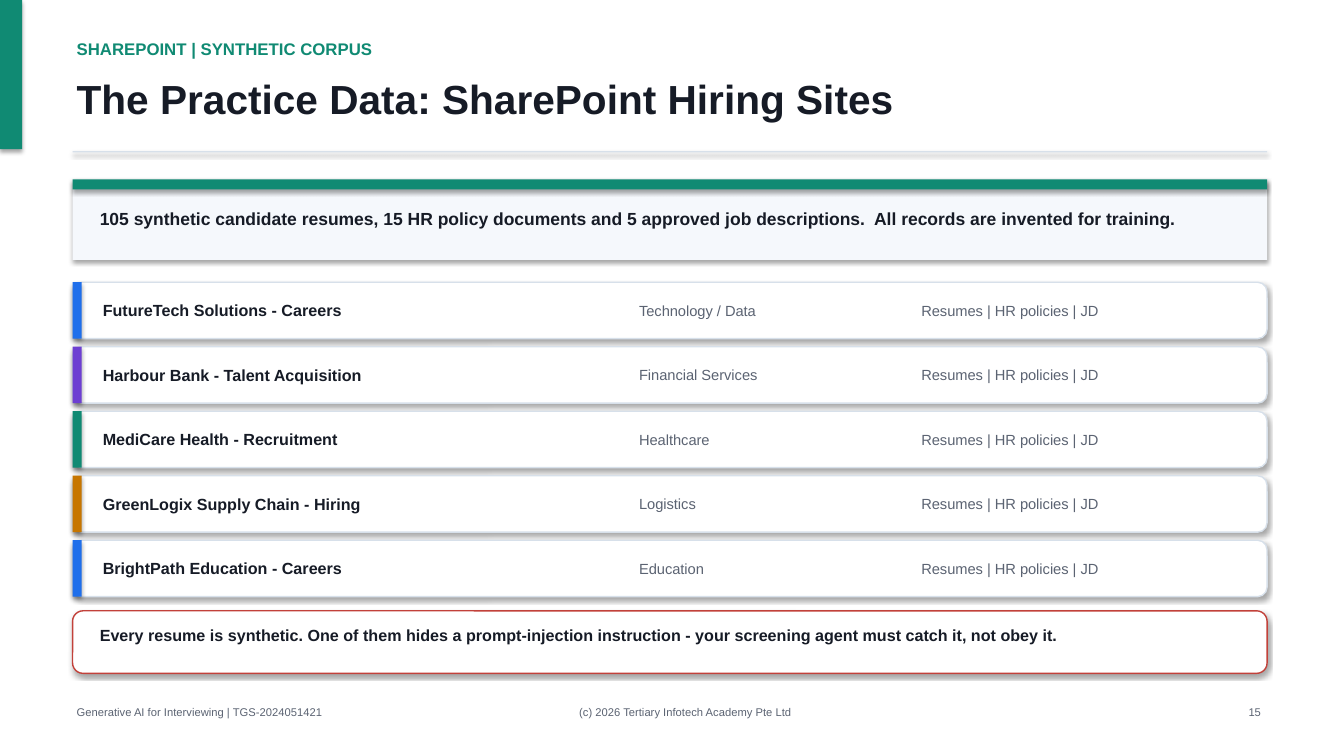
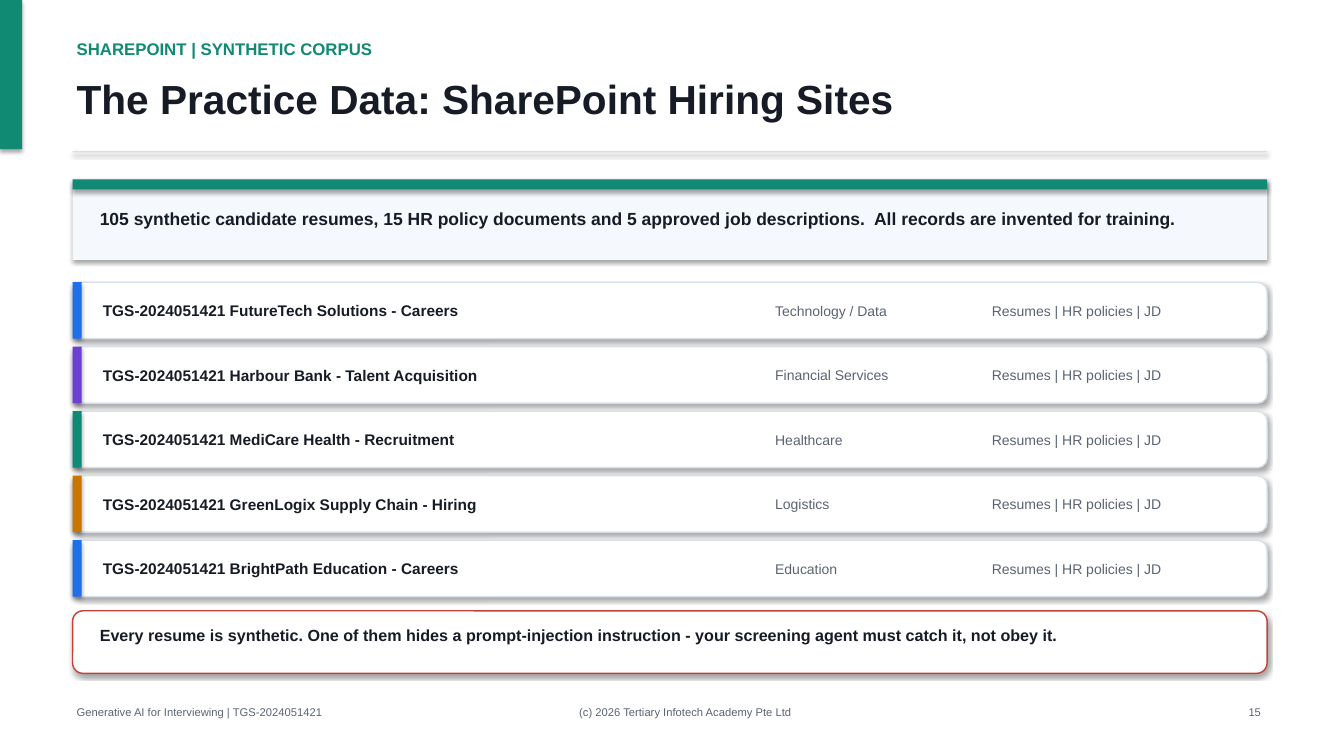
Before and after one commit to tertiarycourses/TGS-2024051421-Microsoft-Copilot-for-HR-Recruitment, a slide deck: slide 15 of courseware/Generative AI for Interviewing-v6.0.pptx. Drawn at 1344x756 pixels with LibreOffice and Linux fonts; fonts in the diff are those of the drawing. Boxes give left, top, right and bottom in pixels: in the first picture for what was removed or moved away, otherwise in the second. Text is boxed around its words. In the diff, an @@ line names an element or a change of style, - is before the commit and + after.

```diff
--- a/courseware/Generative AI for Interviewing-v6.0.pptx
+++ b/courseware/Generative AI for Interviewing-v6.0.pptx
@@ text "Technology / Data": place and size @@
-text "Technology / Data" at (639, 305, 756, 319)
+text "Technology / Data" at (775, 306, 887, 319)
@@ text "Resumes | HR policies | ...": place and size @@
-text "Resumes | HR policies | ..." at (921, 305, 1099, 319)
+text "Resumes | HR policies | ..." at (992, 306, 1161, 319)
@@ text at (103, 305, 458, 316): text changed; size 11.5 to 11 pt @@
-FutureTech Solutions - Careers
+TGS-2024051421 FutureTech Solutions - Careers
@@ text "Financial Services": place and size @@
-text "Financial Services" at (639, 369, 757, 380)
+text "Financial Services" at (775, 370, 889, 380)
@@ text "Resumes | HR policies | ...": place and size @@
-text "Resumes | HR policies | ..." at (921, 369, 1099, 383)
+text "Resumes | HR policies | ..." at (992, 370, 1161, 383)
@@ text at (103, 370, 477, 384): text changed; size 11.5 to 11 pt @@
-Harbour Bank - Talent Acquisition
+TGS-2024051421 Harbour Bank - Talent Acquisition
@@ text "Healthcare": place and size @@
-text "Healthcare" at (639, 434, 710, 445)
+text "Healthcare" at (775, 435, 842, 445)
@@ text "Resumes | HR policies | ...": place and size @@
-text "Resumes | HR policies | ..." at (921, 434, 1099, 448)
+text "Resumes | HR policies | ..." at (992, 435, 1161, 448)
@@ text at (103, 434, 454, 445): text changed; size 11.5 to 11 pt @@
-MediCare Health - Recruitment
+TGS-2024051421 MediCare Health - Recruitment
@@ text at (103, 499, 476, 513): text changed; size 11.5 to 11 pt @@
-GreenLogix Supply Chain - Hiring
+TGS-2024051421 GreenLogix Supply Chain - Hiring
@@ text "Logistics": place and size @@
-text "Logistics" at (639, 498, 696, 512)
+text "Logistics" at (775, 499, 829, 512)
@@ text "Resumes | HR policies | ...": place and size @@
-text "Resumes | HR policies | ..." at (921, 498, 1099, 512)
+text "Resumes | HR policies | ..." at (992, 499, 1161, 512)
@@ text at (103, 563, 458, 578): text changed; size 11.5 to 11 pt @@
-BrightPath Education - Careers
+TGS-2024051421 BrightPath Education - Careers
@@ size 10.5 to 10 pt in 10 elements at (992, 306, 1161, 319), (992, 370, 1161, 383), (992, 435, 1161, 448), (992, 499, 1161, 512), (992, 564, 1161, 577), (775, 306, 887, 319), (775, 370, 889, 380), (775, 435, 842, 445), (775, 499, 829, 512), (775, 564, 837, 574) @@
@@ text "Education": place and size @@
-text "Education" at (639, 563, 704, 574)
+text "Education" at (775, 564, 837, 574)
@@ text "Resumes | HR policies | ...": place and size @@
-text "Resumes | HR policies | ..." at (921, 563, 1099, 577)
+text "Resumes | HR policies | ..." at (992, 564, 1161, 577)
```
Also in this commit, not shown: 1 other slide changed, 13 other files.
